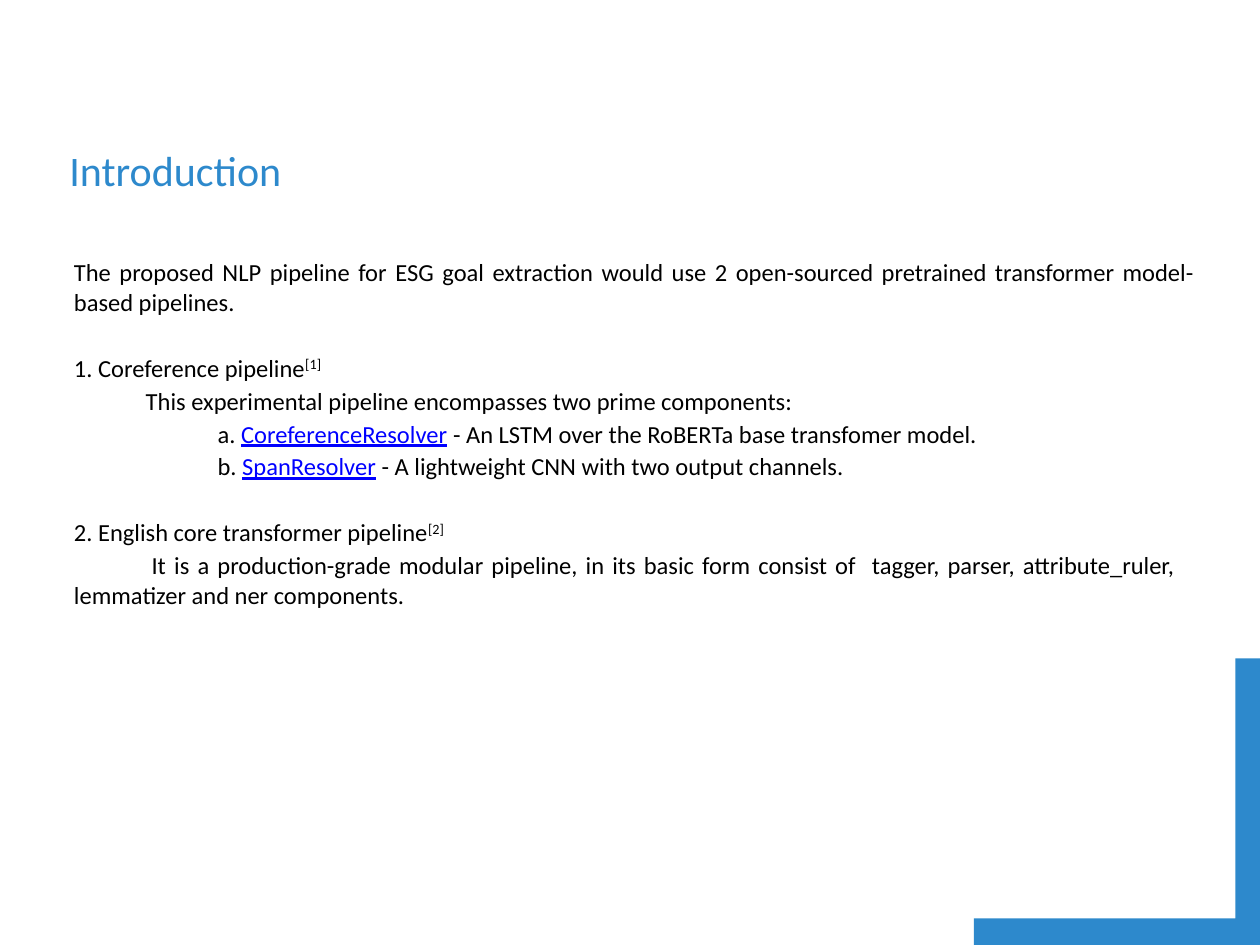
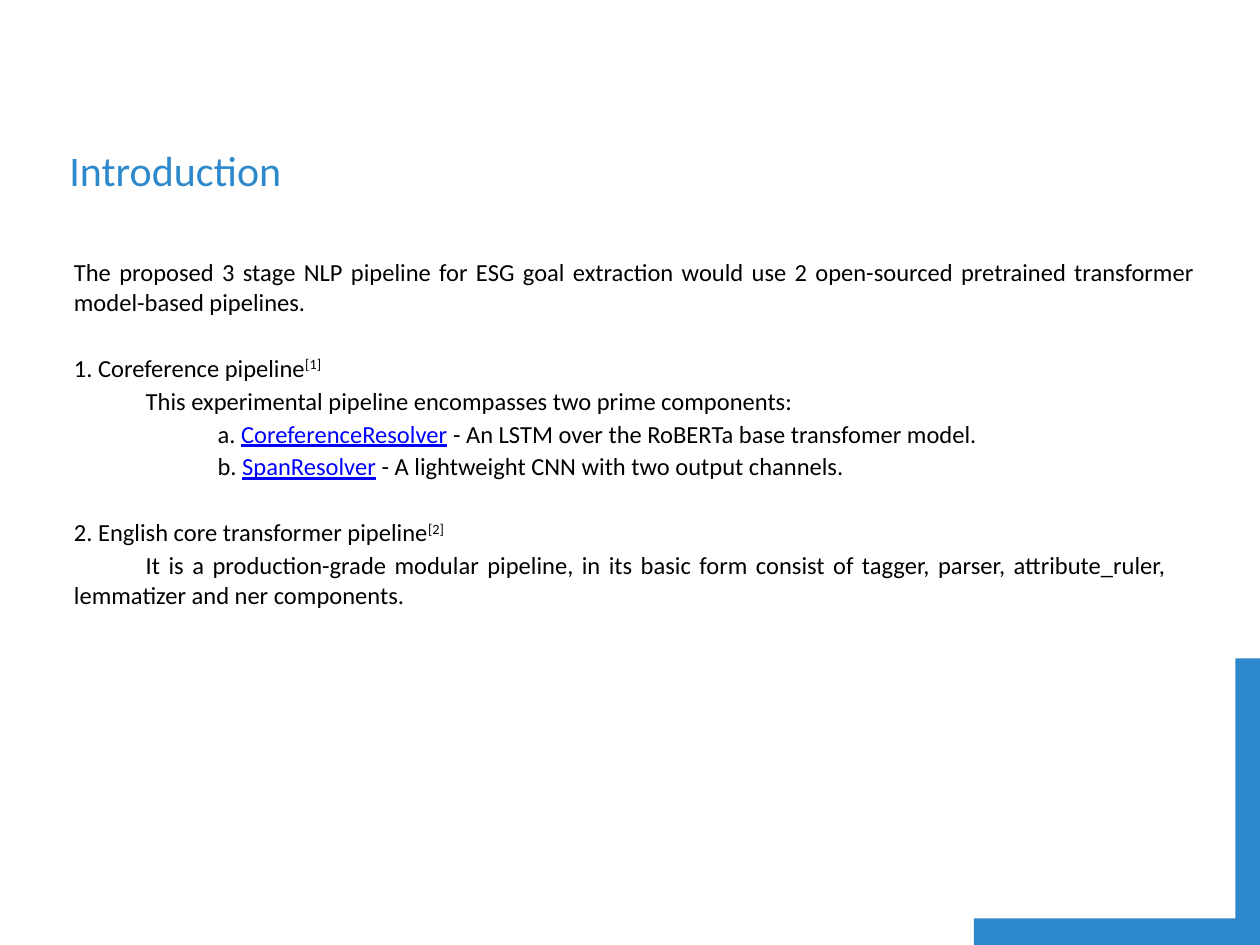
Before and after one commit to shubhamsuryawanshi/goal_extraction, a slide deck: slide 3 of documentation/Presentation.pptx. Drawn at 1260x945 pixels with LibreOffice and Linux fonts; fonts in the diff are those of the drawing; background and template pictures are left out. Boxes give left, top, right and bottom in pixels: in the first picture for what was removed or moved away, otherwise in the second. Text is boxed around its words. In the diff, an @@ line names an element or a change of style, - is before the commit and + after.

```diff
--- a/documentation/Presentation.pptx
+++ b/documentation/Presentation.pptx
@@ text at [74,264,1193,315]: text changed @@
-The proposed NLP pipeline for ESG goal extraction would use 2 open-sourced pretrained transformer model-based pipelines.
+The proposed 3 stage NLP pipeline for ESG goal extraction would use 2 open-sourced pretrained transformer model-based pipelines.
```
Also in this commit, not shown: 3 other slides changed, 5 other files.
